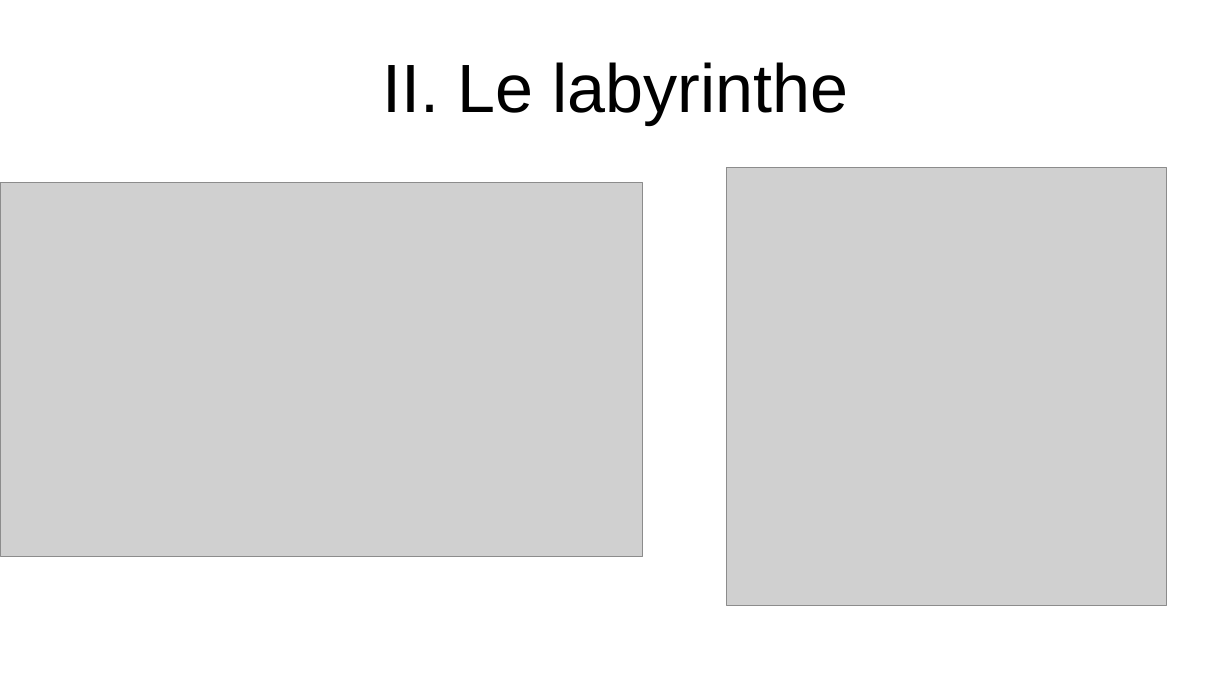
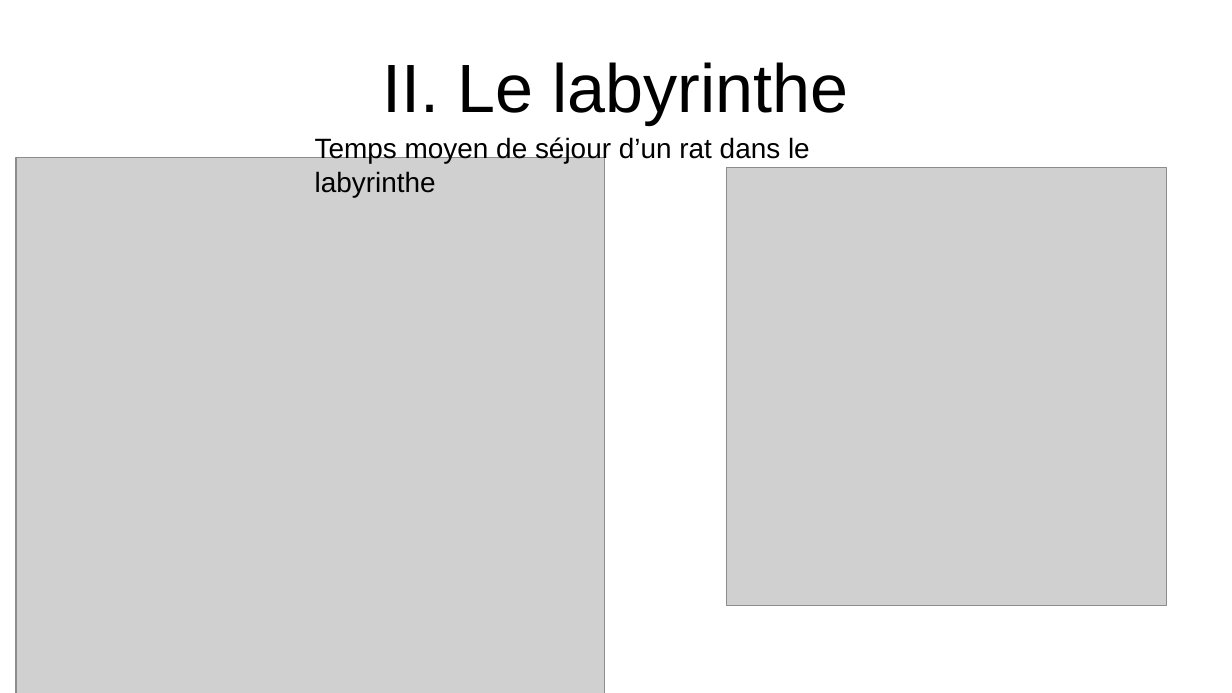
Before and after one commit to WIDEROZ/ESISAR-3A, a slide deck: slide 12 of Mathématiques/Oral/TP2_123 5min.odp (slide 6 before the commit). Drawn at 1232x693 pixels with LibreOffice and Linux fonts; fonts in the diff are those of the drawing; grey boxes stand for pictures. Boxes give left, top, right and bottom in pixels: in the first picture for what was removed or moved away, otherwise in the second. Text is boxed around its words. In the diff, an @@ line names an element or a change of style, - is before the commit and + after.

```diff
--- a/Mathématiques/Oral/TP2_123 5min.odp
+++ b/Mathématiques/Oral/TP2_123 5min.odp
@@ text added at (315,137,810,197), 18 pt, text #000000 @@
+Temps moyen de séjour d’un rat dans le labyrinthe
@@ picture: place and size @@
-picture at (1,182,643,557)
+picture at (16,158,605,693)
```
Also in this commit, not shown: 5 other slides changed, 3 slides added, 9 slides removed, 1 other file.
